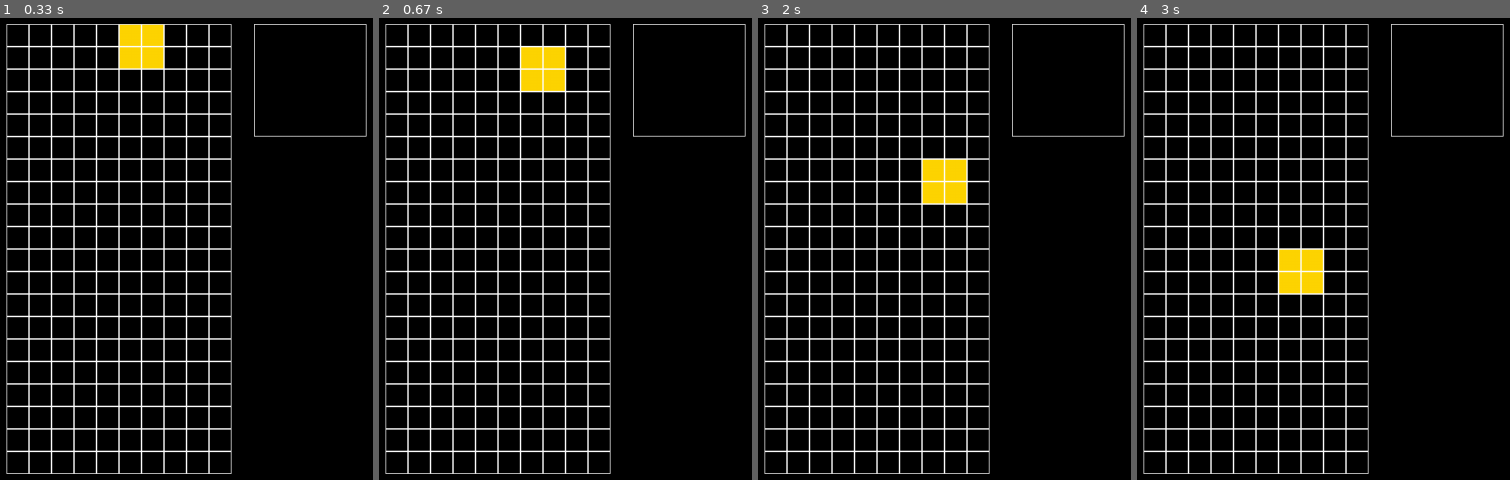
Above: before the commit, frames 1-4 (left to right).
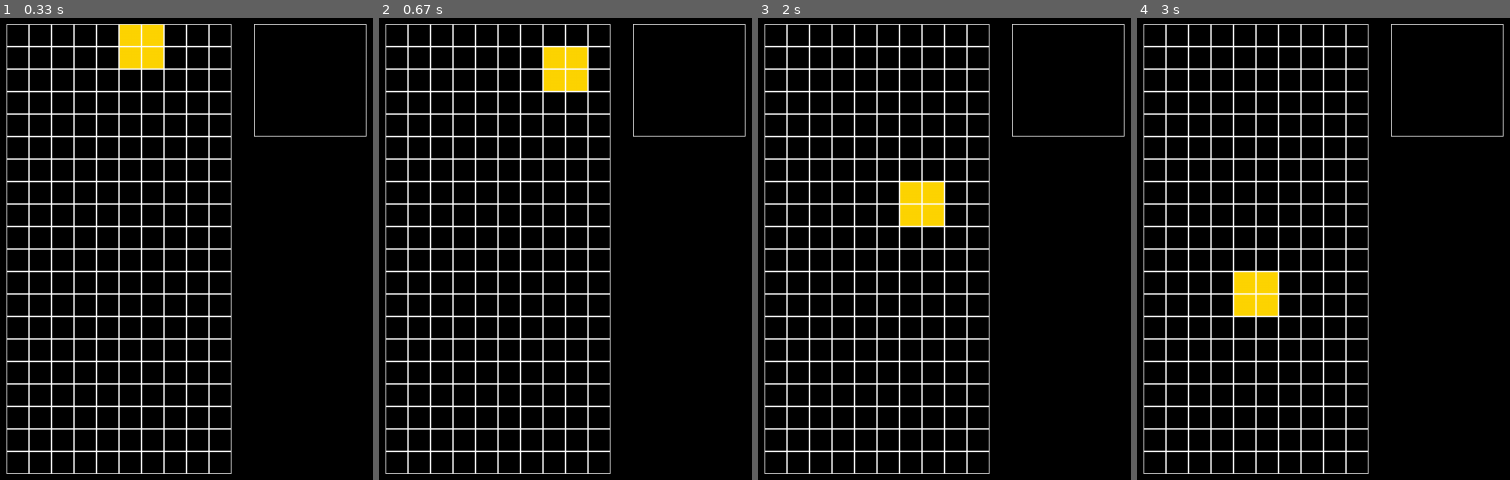
Above: after the commit, the same moments.

Repository: JoshuaEagles/Simple-Pygame-Tetris
Game: pygame game, started from tetris.py
The game is run twice, just before and just after one commit, with the same random seed, the same clock (stepped at 60 frames per second) and the same inputs.
Inputs:
- Up to frame 1 (0.33 s): no input
- Up to frame 2 (0.67 s): hold D from 0.33 s (still down)
- Up to frame 3 (2 s): release D at 0.8 s; hold W 0.83-1.13 s; hold D 1.17-1.63 s; hold A from 1.67 s (still down)
- Up to frame 4 (3 s): release A at 2.2 s; hold S 2.23-2.53 s; tap K at 2.57 s; hold A from 2.9 s (still down)

Frame 1 is identical in both runs. In frame 2, 1.1% of the frame differs, in the area x 38-57%, y 6-16%; in frame 3, 1.7%; in frame 4, 2.2%, in the area x 26-50%, y 50-65%.

Commit message:
Input responsiveness improvements

Diff:
--- a/tetris.py
+++ b/tetris.py
@@ -1,3 +1,9 @@
+# TODO: input improvements
+# TODO: line clears
+# TODO: piece preview
+# TODO: level
+# TODO: score and line clear count
+# TODO: some basic sound perhaps?
 import sys
 import random
 import pygame
@@ -41,7 +47,8 @@
 
 clock = pygame.time.Clock()
 
-# each timer should be a list of 2 items, the first being the wait time, the second being the callback, third if False makes the timer an interval (doesn't expire)
+# each timer should be a list of 4 items, the first being the wait time, the second will be used as the time left, should be set equal to the wait time
+# the third being the callback fourth if False makes the timer an interval (doesn't expire)
 timers = []
 
 # variables for the currently moving piece
@@ -49,17 +56,15 @@
 piece_index = 0
 piece_rotation = 0
 
-# First bool is "is key pressed", second is "is key just pressed", second will update to false 1/60 of a second after the key is pressed, third is a reference to the timer if created
-# For now, just_pressed goes unused
 input_states = \
 {
-    "left" : { "pressed": False, "just_pressed": False, "timer": None}, # Left
-    "right" : { "pressed": False, "just_pressed": False, "timer": None }, # Right
-    "up" : { "pressed": False, "just_pressed": False, "timer": None }, # Up
-    "down" : { "pressed": False, "just_pressed": False, "timer": None }, # Down
-    "a" : { "pressed": False, "just_pressed": False, "timer": None }, # A
-    "b" : { "pressed": False, "just_pressed": False, "timer": None }, # B
-    "pause" : { "pressed": False, "just_pressed": False, "timer": None }  # Pause
+    "left" : False,
+    "right" : False,
+    "up" : False,
+    "down" : False,
+    "a" : False,
+    "b" : False,
+    "pause" : False
 }
 
 # Translate the integer key IDs into the readable strings using this dictionary (can also rebind actions here)
@@ -73,6 +78,13 @@
     K_j : "b",
     K_RETURN : "pause",
 }
+
+# can_shift set to false means you can't move left or right, can_rotate set to false means you can't rotate
+# the timers are just for pointers that get set when the timers are created
+can_shift = True
+can_shift_timer = []
+can_rotate = True
+can_rotate_timer = []
 
 # Array of all pieces and all their rotations, stored as offsets in a 4 by 4 grid if an l or O, or a 3 by 3 grid otherwise (follows SRS)
 # Additionally, and the 5th value in the list for each piece is the color index, and the 6th is their start position
@@ -121,21 +133,54 @@
             play_area[col].append(0)
 
 def event_handler():
+    global can_shift, can_rotate
     for event in pygame.event.get():
         if event.type == QUIT:
             sys.exit()
-        elif event.type == KEYDOWN: # TODO: just pressed
+        elif event.type == KEYDOWN:
             if event.key in input_map:
                 pressed_key = input_map[event.key]
-                input_states[pressed_key]["pressed"] = True
+                input_states[pressed_key] = True
+
+                # if i had a just pressed system, this code could go elsewhere
+                if pressed_key == "right" or pressed_key == "left":
+                    can_shift = True
+                    timers.remove(can_shift_timer)
+                if pressed_key == "a" or pressed_key == "b":
+                    can_rotate = True
+
         elif event.type == KEYUP:
             if event.key in input_map:
                 released_key = input_map[event.key]
-                input_states[released_key]["pressed"] = False
+                input_states[released_key] = False
 
 def update(delta):
+    global can_shift, can_rotate, can_shift_timer, can_rotate_timer
+
     for timer in timers:
         update_timer(delta, timer)
+
+    remove_piece_tiles()
+    if can_shift:
+        if input_states["right"] and can_shift:
+            piece_attempt_move([1, 0])
+        elif input_states["left"] and can_shift:
+            piece_attempt_move([-1, 0])
+        can_shift = False
+        can_shift_timer = [0.2, 0.2, set_can_shift_true, True]
+        timers.append(can_shift_timer)
+    if can_rotate:
+        if input_states["a"] and can_rotate:
+            piece_attempt_rotate((piece_rotation + 1) % 4)
+        elif input_states["b"] and can_rotate:
+            piece_attempt_rotate((piece_rotation + 3) % 4)
+        can_rotate = False
+    insert_piece_tiles()
+
+# This exists because you can't set variables inside a lambda in python
+def set_can_shift_true():
+    global can_shift
+    can_shift = True
 
 def update_piece_pos(lock = True):
     global piece_rotation
@@ -148,17 +193,8 @@
         insert_new_piece()
         return
 
-    if input_states["right"]["pressed"]:
-        piece_attempt_move([1, 0])
-    elif input_states["left"]["pressed"]:
-        piece_attempt_move([-1, 0])
-    elif input_states["a"]["pressed"]:
-        piece_attempt_rotate((piece_rotation + 1) % 4)
-    elif input_states["b"]["pressed"]:
-        piece_attempt_rotate((piece_rotation + 3) % 4)
-
     insert_piece_tiles()
-    timers.append([0.25, update_piece_pos])
+    timers.append([0.25, 0.25, update_piece_pos, True])
 
 def draw():
     screen.fill(pygame.Color(0, 0, 0))
@@ -193,10 +229,13 @@
         play_area[piece_pos[0] + tile[0]][piece_pos[1] + tile[1]] = 0
 
 def update_timer(delta, timer):
-    timer[0] -= delta
-    if timer[0] <= 0:
-        timer[1]()
-        timers.remove(timer)
+    timer[1] -= delta
+    if timer[1] <= 0:
+        timer[2]()
+        if timer[3]:
+            timers.remove(timer)
+        else:
+            timer[1] = timer[0]
 
 # returns true if the move was successful
 def piece_attempt_move(move_dir):
